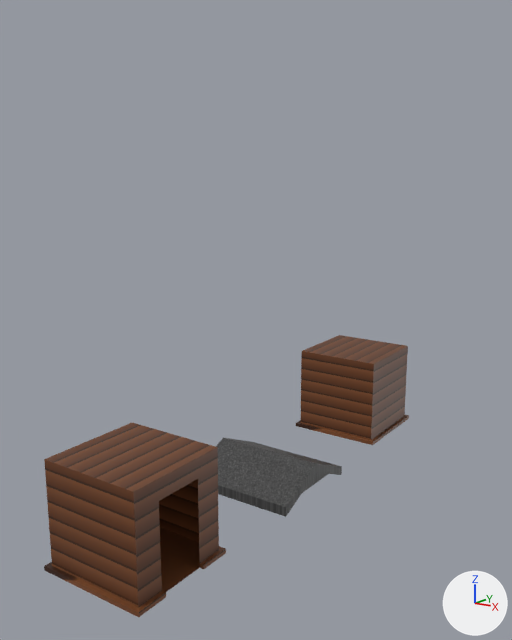
Renders of the Blender file Assets/Models/houses.blend from each side of a commit.
Both versions are drawn from a 50 mm camera at (4.48, -3.41, 3.4) aimed at (0.06, 2.91, 1.62). The axes (+X, +Y, +Z) are drawn at lower right. The lights are the same throughout.

The first picture shows 'ShedNoDoor', 'roof1', 'shed1'.
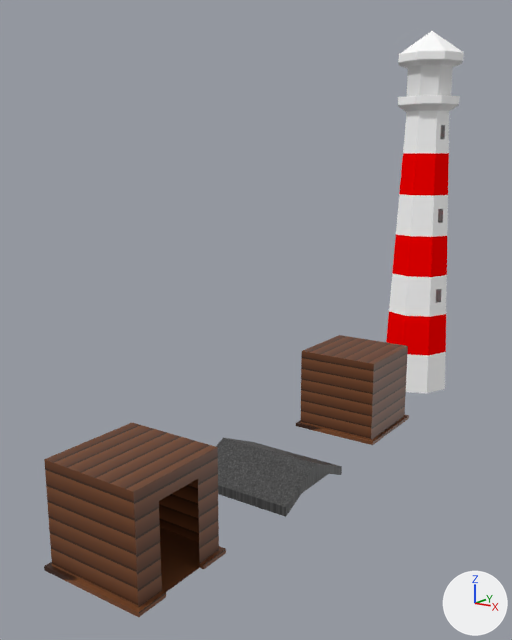
Boxes (x1, y1, x2, y2) around the edits, measured in the pictures (512 x 640 px):
'Lighthouse', added
    after: (386, 31, 464, 394)
    faces in mat_white (white #ffffff): (389, 31, 464, 394)
    faces in mat_red (red #ff0000): (386, 153, 449, 355)
    faces in mat_glass (white #e7e7e7): (407, 65, 453, 96)

What changed in the scene script:
```text
Add mat_white:
    mat_white = diffuse_material('White')
    mat_white.base_color = (1.0, 1.0, 1.0)  # white #ffffff
Add mat_red:
    mat_red = diffuse_material('Red')
    mat_red.base_color = (1.0, 0.0, 0.0)  # red #ff0000
Add mat_glass:
    mat_glass = diffuse_material('Glass')
    mat_glass.base_color = (0.8, 0.8, 0.8)  # white #e7e7e7
Add me_circle_001:
    me_circle_001.from_pydata(...)  # 202 vertices, 203 faces; spans x 0.0..1.0, y 0.0..1.0, z 0.0..5.07
    # faces by material slot: [163, 30, 10]
    me_circle_001.materials.append(mat_white)  # white #ffffff
    me_circle_001.materials.append(mat_red)  # red #ff0000
    me_circle_001.materials.append(mat_glass)  # white #e7e7e7
Add ob_lighthouse:
    ob_lighthouse = bpy.data.objects.new('Lighthouse', me_circle_001)
    ob_lighthouse.location = (0.0, 6.0, 0.0)
```
